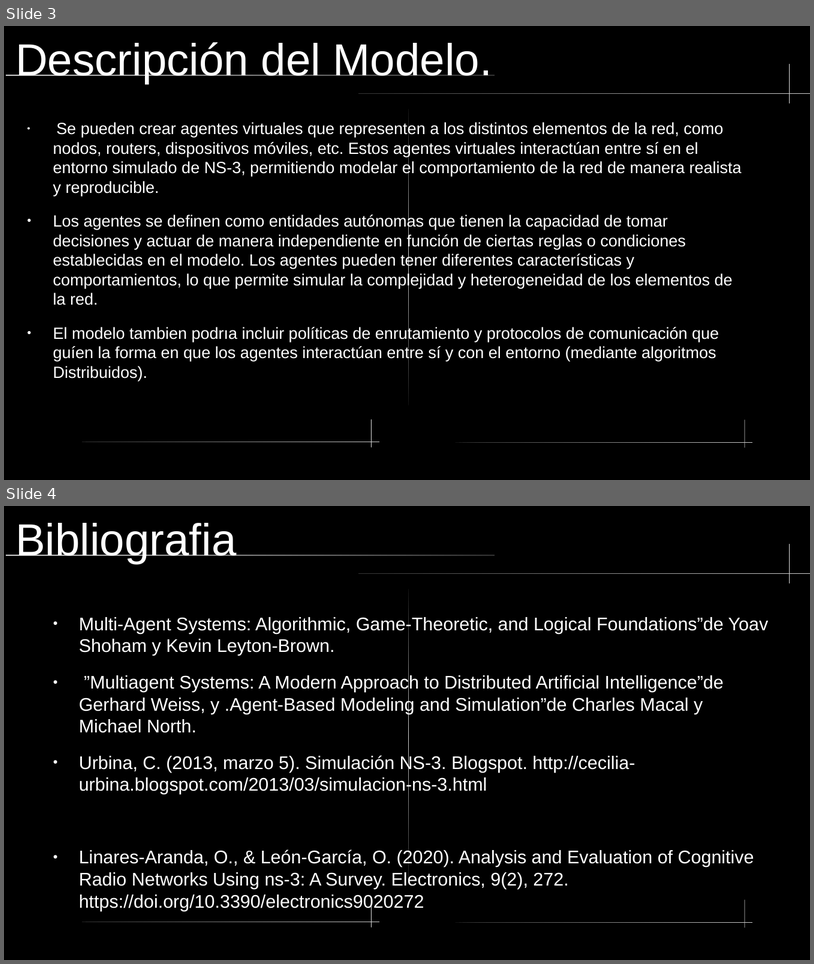
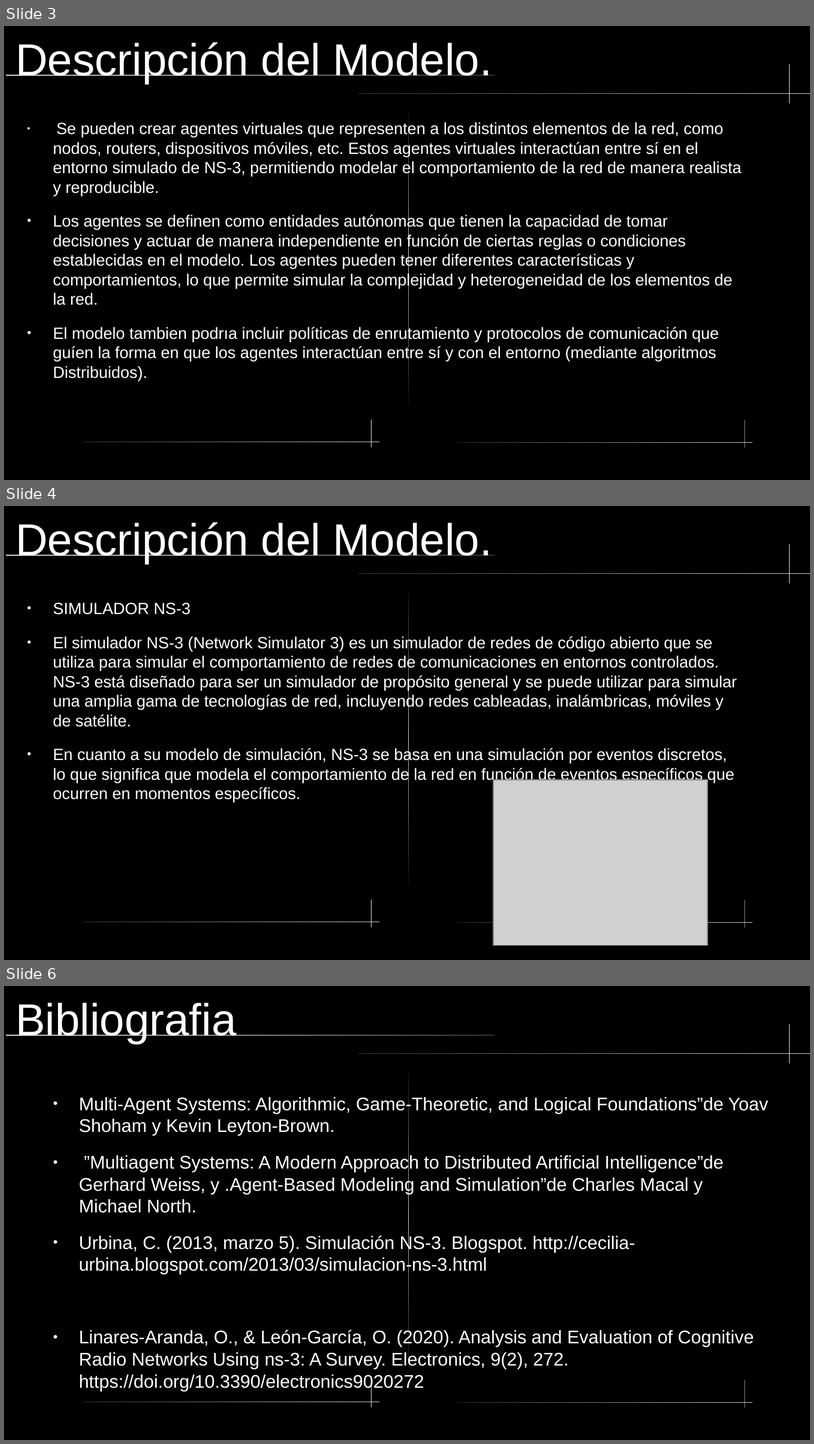
Before and after one commit to davo1956/Seminario_Modelacion_Basada_en_Agentes, a slide deck: practicas/proyecto-final.odp. Shown one above the other, each under a label of ours: slides 3 and 4 before the commit, slides 3, 4 and 6 after it; the slides between them are not shown. The pictures are 814x964 and 814x1444 pixels, drawn with LibreOffice and Linux fonts; fonts in the diff are those of the drawing; grey boxes stand for pictures. Boxes give left, top, right and bottom in pixels: in the first picture for what was removed or moved away, otherwise in the second. Text is boxed around its words. In the diff, an @@ line names an element or a change of style, - is before the commit and + after.

```diff
--- a/practicas/proyecto-final.odp
+++ b/practicas/proyecto-final.odp
@@ slide 4 added at <box>4,506,810,960</box>, background #000000; not listed: 8 template elements that a slide beside it also shows @@
@@ title added at <box>15,522,492,564</box>, 44 pt, text #FFFFFF @@
+Descripción del Modelo.
@@ text added at <box>53,603,737,802</box>, 16 pt, text #FFFFFF @@
+● SIMULADOR NS-3
+● El simulador NS-3 (Network Simulator 3) es un simulador de redes de código abierto que se utiliza para simular el comportamiento de redes de comunicaciones en entornos controlados. NS-3 está diseñado para ser un simulador de propósito general y se puede utilizar para simular una amplia gama de tecnologías de red, incluyendo redes cableadas, inalámbricas, móviles y de satélite.
+● En cuanto a su modelo de simulación, NS-3 se basa en una simulación por eventos discretos, lo que significa que modela el comportamiento de la red en función de eventos específicos que ocurren en momentos específicos.
@@ picture added at <box>494,780,708,945</box> @@
@@ what was slide 4 is now slide 6 @@
```
Also in this commit, not shown: 1 other slide added, 1 other file.
